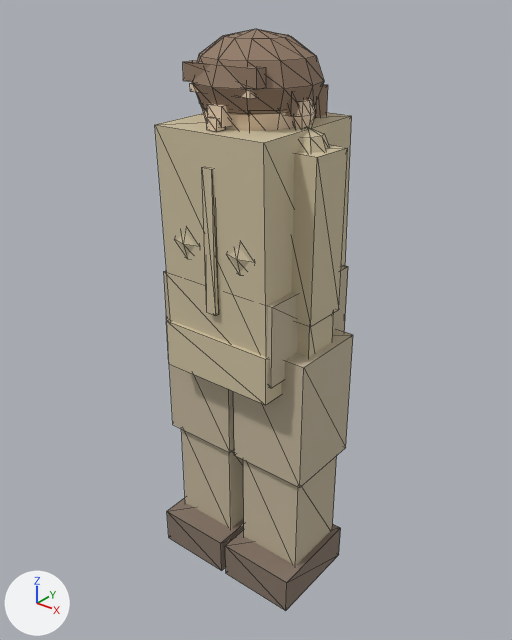
One commit to the glTF model ClientWeb/src/assets/models/characters/char_f_middle.glb: the scene before it, then after it.
The view is the same before and after, from a 50 mm lens placed at (0.1167, -0.1464, 0.1757), pointed at (-0.0009, 0.0005, 0.0846). Every picture has the same lights, and +X, +Y and +Z are marked at lower left. The picture after the commit comes second. Mesh edges are drawn as thin lines. Where no turn or scale is listed for an object, it has been applied to the vertices.

Names of what the first picture shows: 'CharacterMesh'.
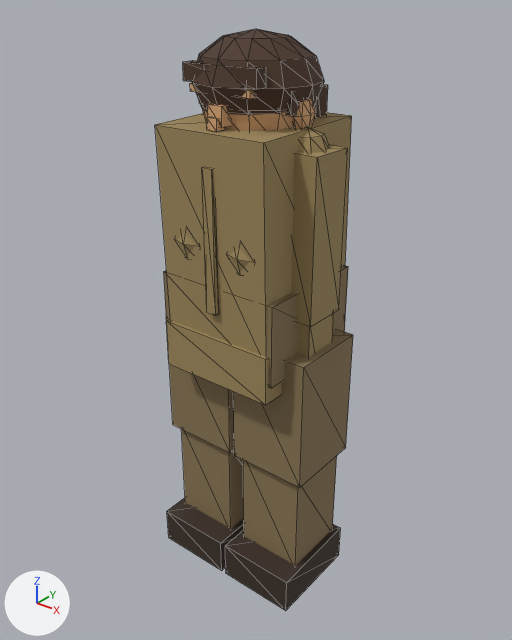
The change in detail:
Material 'PedestrianHead' (mat_pedestrianhead) changes colour from beige #edd4b7 to beige #d8a878; in linear values from (0.847, 0.659, 0.471) to (0.687, 0.392, 0.188).
Material 'PedestrianHair' (mat_pedestrianhair) changes colour from brown #937a66 to brown #4a3222; in linear values from (0.29, 0.196, 0.133) to (0.0685, 0.0319, 0.016).
Material 'PedestrianBody' (mat_pedestrianbody) changes colour from beige #cfc2a2 to brown #a08a5c; in linear values from (0.627, 0.541, 0.361) to (0.352, 0.254, 0.107).
Material 'PedestrianPants' (mat_pedestrianpants) changes colour from beige #c2b59b to brown #8a7654; in linear values from (0.541, 0.463, 0.329) to (0.254, 0.181, 0.0887).
Material 'PedestrianShoes' (mat_pedestrianshoes) changes colour from brown #837366 to brown #3a2c22; in linear values from (0.227, 0.173, 0.133) to (0.0423, 0.0252, 0.016).

Boxes (x1, y1, x2, y2) around the edits, measured in the pictures (512 x 640 px):
'CharacterMesh', recoloured (darker)
    both: (155, 29, 353, 611)
